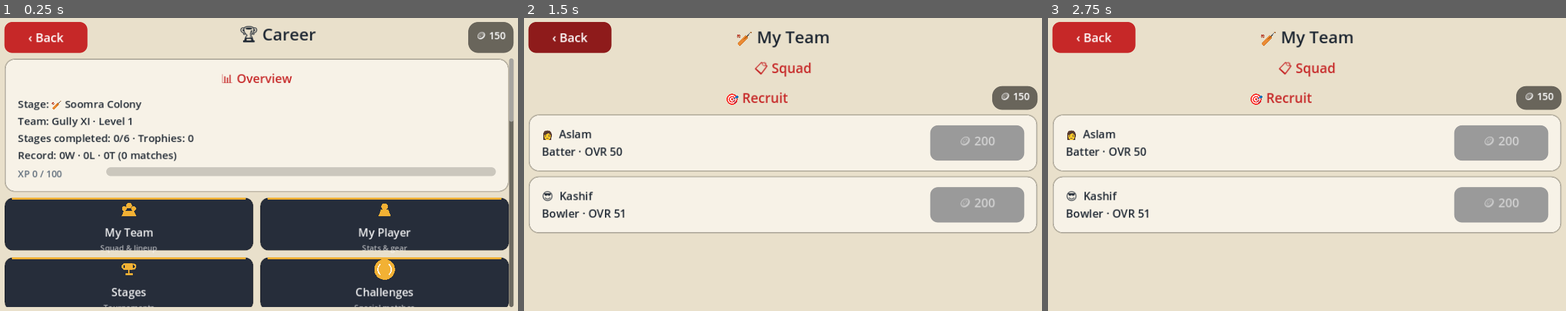
Above: before the commit, frames 1-3 (left to right).
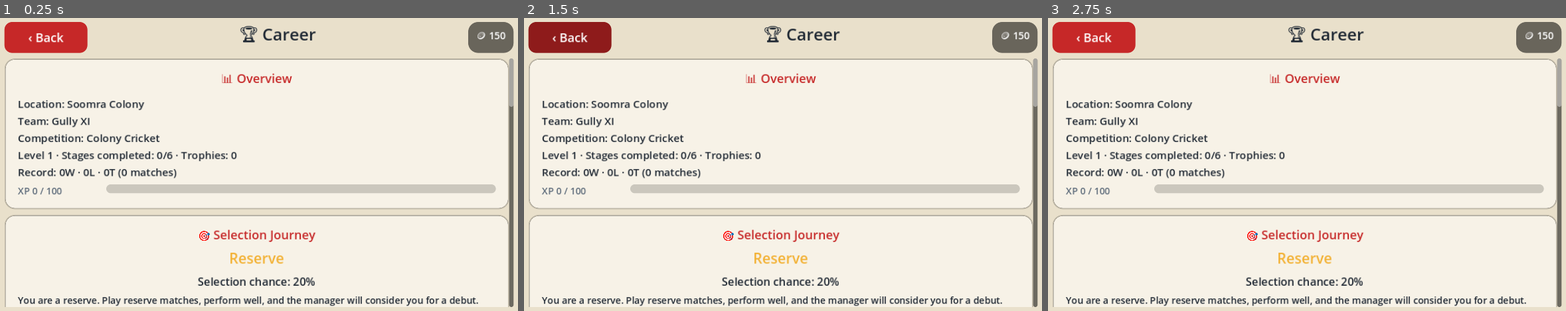
Above: after the commit, the same moments.

Repository: soomroaalim/Gully-Cricket-legends
Game: Godot game, scene res://scenes/career_map.tscn
The game is run twice, just before and just after one commit, with the same random seed, the same clock (stepped at 60 frames per second) and the same inputs. This scene is started directly instead of the project's main scene. Sound files missing from this copy of the repository are replaced by a short silence.
Inputs (mouse positions are in pixels of both pictures, inside the frame that each line leads up to):
- Up to frame 1 (0.25 s): no input
- Up to frame 2 (1.5 s): click (653, 223) at 0.52 s; click "‹ Back" at 1.25 s
- Up to frame 3 (2.75 s): tap Enter at 2 s; move the mouse to (1426, 149) at 2.02 s; click (1426, 149) at 2.17 s

The runs differ from the first frame. In frame 1, 44% of the frame differs, in the area x 0-100%, y 28-99%; in frame 2, 58%, in the area x 0-100%, y 1-99%; in frame 3, 58%.

Commit message:
feat: implement reserve and selection loop

Diff:
--- a/scripts/ui/career_map.gd
+++ b/scripts/ui/career_map.gd
@@ -12,9 +12,13 @@
 var _stages_anchor: Control
 var _challenges_anchor: Control
 
+const Selection = preload("res://scripts/career/selection.gd")
+const TiersData = preload("res://scripts/data/tiers.gd")
+
 
 func _ready() -> void:
 	_build()
+	_maybe_debut_announcement()
 
 
 func _notification(what: int) -> void:
@@ -62,6 +66,8 @@
 	_scroll.add_child(body)
 
 	body.add_child(_overview_card())
+	body.add_child(_selection_card())
+	body.add_child(_ladder_card())
 	body.add_child(_nav_cards())
 
 	_stages_anchor = ThemeHelpers.title_label("🗺 Stages", 24, ThemeHelpers.RED)
@@ -106,10 +112,15 @@
 	var st: Dictionary = SaveSystem.data.get("stats", {})
 	var record := "%dW · %dL · %dT" % [
 		int(st.get("wins", 0)), int(st.get("losses", 0)), int(st.get("ties", 0))]
+	# v2.0 naming rule: location, team and competition are shown separately —
+	# a location is never presented as the team name.
+	var tier: Dictionary = Career.ladder_tier()
 	col.add_child(ThemeHelpers.body_label(
-		"Stage: %s %s\nTeam: %s · Level %d\nStages completed: %d/%d · Trophies: %d\nRecord: %s (%d matches)" % [
-			str(stage.get("icon", "🏟")), str(stage.get("name", "—")),
-			GCLUI.team_name(), int(SaveSystem.data.get("level", 1)),
+		"Location: %s\nTeam: %s\nCompetition: %s\nLevel %d · Stages completed: %d/%d · Trophies: %d\nRecord: %s (%d matches)" % [
+			str(stage.get("name", "—")),
+			GCLUI.team_name(),
+			str(tier.get("name", "Colony Cricket")),
+			int(SaveSystem.data.get("level", 1)),
 			done, total, trophies, record, int(st.get("matches", 0)),
 		], 19, ThemeHelpers.INK))
 
@@ -139,6 +150,185 @@
 	xpbar.add_theme_stylebox_override("fill", xfill)
 	xprow.add_child(xpbar)
 	return card
+
+
+# -------------------------------------------------- selection card ---
+## v2.0: the reserve -> debut -> main-XI journey. Reads the STORED chance;
+## it is never recomputed here, so opening this screen cannot reroll it.
+func _selection_card() -> PanelContainer:
+	var card := ThemeHelpers.make_panel(Vector2(0, 0))
+	var col := ThemeHelpers.vbox(8)
+	card.add_child(col)
+	col.add_child(ThemeHelpers.title_label("🎯 Selection Journey", 22, ThemeHelpers.RED))
+	var status: String = Career.selection_status()
+	var chance: float = Career.selection_chance()
+	var status_col: Color = ThemeHelpers.GOLD
+	if status == "MAIN_XI":
+		status_col = ThemeHelpers.GREEN
+	elif status == "DROPPED":
+		status_col = ThemeHelpers.RED
+	col.add_child(ThemeHelpers.title_label(Selection.status_label(status), 26, status_col))
+	if Selection.is_selectable_status(status):
+		col.add_child(ThemeHelpers.title_label("Selection chance: %d%%" % int(round(chance * 100.0)), 20, ThemeHelpers.INK))
+	var feedback: String = str(Career.sel().get("feedback", ""))
+	if feedback == "":
+		feedback = Selection.status_help(status)
+	col.add_child(ThemeHelpers.body_label(feedback, 17, ThemeHelpers.INK))
+	col.add_child(ThemeHelpers.body_label(Selection.status_help(status), 15, ThemeHelpers.MUTED))
+	if status == "SELECTED_FOR_DEBUT":
+		var debut := GCLUI.fx(ThemeHelpers.make_button("⭐  Play Debut Match"))
+		debut.pressed.connect(_play_debut_match)
+		col.add_child(debut)
+	elif Selection.is_selectable_status(status):
+		var rm := GCLUI.fx(ThemeHelpers.make_button("🏏  Play Reserve Match"))
+		rm.pressed.connect(_play_reserve_match)
+		col.add_child(rm)
+		var hist: Array = Career.sel().get("reserve_matches", [])
+		if not hist.is_empty():
+			var last: Dictionary = hist[0]
+			col.add_child(ThemeHelpers.body_label(
+				"Last reserve match: %d(%d) · %d wkts · form %d%%" % [
+					int(last.get("runs", 0)), int(last.get("balls", 0)),
+					int(last.get("wickets", 0)), int(round(float(last.get("score", 0.5)) * 100.0)),
+				], 15, ThemeHelpers.MUTED))
+	else:
+		var form: float = Selection.recent_form(Career.sel().get("form", []))
+		col.add_child(ThemeHelpers.body_label("Recent form: %d%% — keep performing to hold your place." % int(round(form * 100.0)), 15, ThemeHelpers.MUTED))
+	return card
+
+
+## v2.0: competition ladder + promotion checklist (real data only).
+func _ladder_card() -> PanelContainer:
+	var card := ThemeHelpers.make_panel(Vector2(0, 0))
+	var col := ThemeHelpers.vbox(8)
+	card.add_child(col)
+	col.add_child(ThemeHelpers.title_label("🪜 Competition Ladder", 22, ThemeHelpers.RED))
+	var tier: Dictionary = Career.ladder_tier()
+	var tiers: Array = TiersData.all()
+	var idx: int = 0
+	for i in tiers.size():
+		if str(tiers[i].get("id", "")) == str(tier.get("id", "")):
+			idx = i
+			break
+	var path: String = ""
+	for i in tiers.size():
+		path += ("▶ " if i == idx else "") + str(tiers[i].get("name", ""))
+		if i < tiers.size() - 1:
+			path += " → "
+	var plab := ThemeHelpers.body_label(path, 15, ThemeHelpers.MUTED)
+	plab.autowrap_mode = TextServer.AUTOWRAP_WORD_SMART
+	col.add_child(plab)
+	col.add_child(ThemeHelpers.body_label("Current: %s — %s" % [str(tier.get("name", "")), str(tier.get("blurb", ""))], 17, ThemeHelpers.INK))
+	if not bool(tier.get("playable", true)):
+		col.add_child(ThemeHelpers.body_label("This tier arrives in a future update.", 15, ThemeHelpers.MUTED))
+		return card
+	var promo: Dictionary = tier.get("promotion", {})
+	if str(promo.get("next", "")) == "":
+		return card
+	col.add_child(ThemeHelpers.title_label(str(promo.get("label", "Promotion")), 19, ThemeHelpers.INK))
+	for c in Career.promotion_checklist():
+		var mark: String = "✅" if bool(c.get("met", false)) else "⬜"
+		col.add_child(ThemeHelpers.body_label("%s %s" % [mark, str(c.get("label", ""))], 17,
+			ThemeHelpers.GREEN if bool(c.get("met", false)) else ThemeHelpers.MUTED))
+	if Career.can_promote():
+		var pb := GCLUI.fx(ThemeHelpers.make_button("⬆  Accept Promotion"))
+		pb.pressed.connect(_on_promote)
+		col.add_child(pb)
+	return card
+
+
+func _on_promote() -> void:
+	Career.promote()
+	_refresh()
+
+
+func _refresh() -> void:
+	for c in get_children():
+		c.queue_free()
+	_build()
+
+
+## v2.0: one-time debut announcement when entering the hub selected.
+func _maybe_debut_announcement() -> void:
+	var s: Dictionary = Career.sel()
+	if str(s.get("status", "")) != "SELECTED_FOR_DEBUT":
+		return
+	if bool(s.get("debut_announced", false)):
+		return
+	s["debut_announced"] = true
+	SaveSystem.save_game()
+	_close_overlay()
+	var panel := ThemeHelpers.make_panel(Vector2(620, 0))
+	var col := ThemeHelpers.vbox(12)
+	panel.add_child(col)
+	var ttl := ThemeHelpers.title_label("⭐ SELECTED FOR DEBUT!", 32, ThemeHelpers.GOLD)
+	ttl.horizontal_alignment = HORIZONTAL_ALIGNMENT_CENTER
+	col.add_child(ttl)
+	var msg := ThemeHelpers.body_label(
+		"The manager has named you in the squad for the next main-team match. " +
+		"This is your debut — your real performance will be recorded in your career history.", 18, ThemeHelpers.INK)
+	msg.horizontal_alignment = HORIZONTAL_ALIGNMENT_CENTER
+	msg.autowrap_mode = TextServer.AUTOWRAP_WORD_SMART
+	col.add_child(msg)
+	var play := GCLUI.fx(ThemeHelpers.make_button("🏏  Play Debut Match"))
+	play.pressed.connect(_play_debut_match)
+	col.add_child(play)
+	var later := GCLUI.fx(ThemeHelpers.make_button("Later"))
+	later.pressed.connect(_close_overlay)
+	col.add_child(later)
+	_overlay = GCLUI.make_overlay(panel)
+	add_child(_overlay)
+
+
+## Squad with the user's player first so they always bat and bowl.
+func _user_first_squad() -> Array:
+	var team: Array = SaveSystem.data.get("team", [])
+	var out: Array = []
+	for p in team:
+		if p is Dictionary and bool(p.get("is_user", false)):
+			out.append(p)
+	for p in team:
+		if p is Dictionary and not bool(p.get("is_user", false)):
+			out.append(p)
+	return out
+
+
+func _pick_colony_opponent(rng: GCLRng) -> Dictionary:
+	var teams: Array = Career.colony_teams()
+	if teams.is_empty():
+		return {}
+	return teams[rng.int_range(0, teams.size() - 1)]
+
+
+## v2.0: reserve trial — short real match; performance feeds selection.
+func _play_reserve_match() -> void:
+	_close_overlay()
+	var rng := GCLRng.new(GCLRng.random_seed())
+	var stage: Dictionary = Career.current_stage()
+	var opp: Dictionary = _pick_colony_opponent(rng)
+	var extra: Dictionary = {
+		"from": "career", "selection_context": "reserve",
+		"player_team": _user_first_squad(),
+	}
+	if not opp.is_empty():
+		extra["ai_team"] = opp.get("roster", [])
+		extra["ai_team_name"] = str(opp.get("name", "Opponents"))
+	var cfg: Dictionary = GCLUI.build_match_config("2v2", "EASY", stage, rng, extra)
+	GameState.match_config = cfg
+	Router.show("match", {"from": "career", "selection_context": "reserve"})
+
+
+## v2.0: the debut — a full main-team match whose performance is recorded.
+func _play_debut_match() -> void:
+	_close_overlay()
+	var rng := GCLRng.new(GCLRng.random_seed())
+	var stage: Dictionary = Career.current_stage()
+	var cfg: Dictionary = GCLUI.build_match_config("gully6", str(stage.get("difficulty", "NORMAL")), stage, rng, {
+		"from": "career", "selection_context": "debut",
+		"player_team": _user_first_squad(),
+	})
+	GameState.match_config = cfg
+	Router.show("match", {"from": "career", "selection_context": "debut"})
 
 
 # ------------------------------------------------------- nav cards ----
--- a/scripts/ui/match.gd
+++ b/scripts/ui/match.gd
@@ -920,6 +920,26 @@
 			str(config.get("mode", "gully6")), str(config.get("difficulty", "NORMAL")))
 		if finalized is Dictionary:
 			result = finalized
+	# v2.0 selection loop: reserve/debut/main-XI matches feed the career
+	# selection system with the user's REAL per-player performance.
+	var career: Node = get_node_or_null("/root/Career")
+	if career != null:
+		var sel_ctx: String = str(config.get("selection_context", ""))
+		if sel_ctx == "reserve" or sel_ctx == "debut":
+			var uperf: Dictionary = engine.user_performance()
+			var won: bool = bool(result.get("player_won", false))
+			var sel_out: Dictionary = {}
+			if sel_ctx == "reserve":
+				sel_out = career.call("record_reserve_match", uperf, won)
+			else:
+				sel_out = career.call("record_debut_match", uperf, won)
+			result["selection"] = sel_out
+			result["selection_context"] = sel_ctx
+		elif str(career.call("selection_status")) == "MAIN_XI":
+			var mout: Dictionary = career.call("record_mainxi_match", engine.user_performance())
+			if bool(mout.get("dropped", false)):
+				result["selection"] = mout
+				result["selection_context"] = "mainxi"
 	GameState.last_result = result
 	Router.show("result", {"result": result})
 
--- a/scripts/ui/onboarding.gd
+++ b/scripts/ui/onboarding.gd
@@ -193,6 +193,19 @@
 				cap = str(p.get("id", ""))
 	SaveSystem.data["lineup"] = ids
 	SaveSystem.data["captain_id"] = cap
+	# v2.0: every new career starts as a reserve. The manager must be
+	# impressed in reserve matches before a debut chance comes.
+	var sel: Dictionary = SaveSystem.data["career"].get("selection", {})
+	sel["status"] = "RESERVE"
+	sel["selection_chance"] = 0.20
+	sel["reserve_matches"] = []
+	sel["mainxi_matches"] = 0
+	sel["debut"] = {}
+	sel["form"] = []
+	sel["feedback"] = ""
+	sel["migrated"] = true
+	sel["debut_announced"] = false
+	SaveSystem.data["career"]["selection"] = sel
 	SaveSystem.save_game()
 	_body.add_child(ThemeHelpers.title_label("🤝 Meet your starter squad", 30, ThemeHelpers.RED))
 	for p in team:
@@ -267,6 +280,7 @@
 	_body.add_child(ThemeHelpers.title_label("🎉", 72, ThemeHelpers.INK))
 	_body.add_child(ThemeHelpers.title_label("Your career begins!", 34, ThemeHelpers.RED))
 	_body.add_child(ThemeHelpers.body_label("Win quick matches, lift tournament trophies, recruit stars, and take your gully team from Soomra Colony to the Sindh Championship.", 20, ThemeHelpers.INK))
+	_body.add_child(ThemeHelpers.body_label("You begin as a RESERVE. Play reserve matches from the Career hub, perform well, and earn your debut in the main XI.", 18, ThemeHelpers.MUTED))
 	var b := GCLUI.fx(ThemeHelpers.make_button("▶  Start Career"))
 	b.pressed.connect(_finish)
 	_body.add_child(b)
--- a/scripts/ui/result.gd
+++ b/scripts/ui/result.gd
@@ -8,6 +8,46 @@
 var _stage_box: VBoxContainer
 var _event_overlay: Control = null
 var _dest: String = "main_menu"
+
+const Selection = preload("res://scripts/career/selection.gd")
+
+
+## v2.0: selection outcome panel after reserve/debut/main-XI matches.
+## Shows the manager's decision and the honest reason behind it.
+func _maybe_selection_panel(body: VBoxContainer, result: Dictionary) -> void:
+	var ctx: String = str(result.get("selection_context", ""))
+	if ctx == "":
+		return
+	var sel: Dictionary = result.get("selection", {})
+	if sel.is_empty():
+		return
+	var panel := PanelContainer.new()
+	panel.add_theme_stylebox_override("panel", ThemeHelpers.card_style())
+	body.add_child(panel)
+	var col := VBoxContainer.new()
+	col.add_theme_constant_override("separation", 6)
+	panel.add_child(col)
+	var career: Node = get_node_or_null("/root/Career")
+	var status: String = str(sel.get("status", ""))
+	if ctx == "reserve" and bool(sel.get("selected", false)):
+		col.add_child(ThemeHelpers.title_label("SELECTED FOR DEBUT!", 26, ThemeHelpers.GOLD))
+		col.add_child(ThemeHelpers.body_label(str(sel.get("feedback", "")), 17))
+		var b := ThemeHelpers.make_button("View Debut Announcement")
+		b.pressed.connect(func() -> void: Router.show("career"))
+		col.add_child(b)
+	elif ctx == "debut":
+		col.add_child(ThemeHelpers.title_label("DEBUT COMPLETE — MAIN XI", 24, ThemeHelpers.GREEN))
+		col.add_child(ThemeHelpers.body_label("You are now in the main XI. Your debut performance has been recorded in your career history.", 17))
+	elif ctx == "mainxi" and bool(sel.get("dropped", false)):
+		col.add_child(ThemeHelpers.title_label("DROPPED TO RESERVES", 24, ThemeHelpers.RED))
+		col.add_child(ThemeHelpers.body_label(str(sel.get("feedback", "")), 17))
+	else:
+		var chance_txt: String = "Selection chance: %d%%" % int(round(float(sel.get("chance", 0.0)) * 100.0))
+		col.add_child(ThemeHelpers.title_label(chance_txt, 22, ThemeHelpers.INK))
+		col.add_child(ThemeHelpers.body_label(str(sel.get("feedback", "")), 17))
+	if career != null:
+		var st: String = str(career.call("selection_status"))
+		col.add_child(ThemeHelpers.body_label("Squad status: %s" % Selection.status_label(st), 15))
 
 
 func _ready() -> void:
@@ -116,6 +156,7 @@
 	body.add_child(_stage_box)
 	_handle_tournament(params, result)
 	_handle_stage_complete(params, result)
+	_maybe_selection_panel(body, result)
 
 	_add_buttons(root)
 	_maybe_event()
